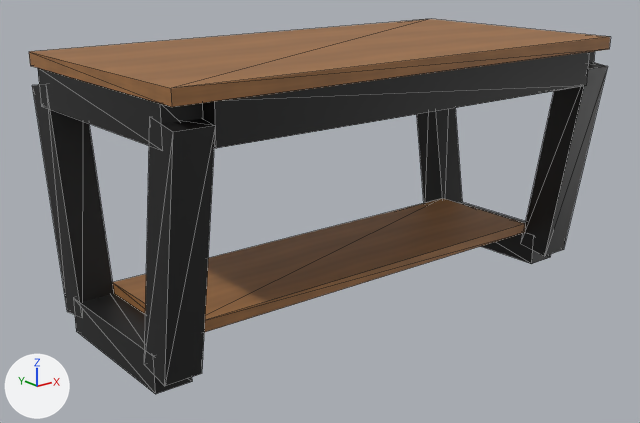
The glTF model img/modelos/mesa-living-nord-estante-roble-negro.glb as it was, and as the next commit left it.
One viewpoint serves both versions: a 50 mm lens placed at (-1.3, -1.555, 0.836), pointed at (-0.05, 0.006, 0.212). Lighting does not change. The marker at lower left points along +X, +Y and +Z. The first picture is the older version. Mesh edges are drawn as thin lines.

Objects in the first picture: 'Estante inferior de madera (proporción aproximada)', 'Larguero longitudinal superior de hierro 80 x 80 mm.001', 'Pata inclinada hacia adentro, perfil 80 x 80 mm', 'Pata inclinada hacia adentro, perfil 80 x 80 mm.001', 'Pata inclinada hacia adentro, perfil 80 x 80 mm.002', 'Pata inclinada hacia adentro, perfil 80 x 80 mm.003', 'Tapa de madera maciza 120 x 60 x 3 cm', 'Travesaño inferior del trapecio, ancho exterior 44 cm', 'Travesaño inferior del trapecio, ancho exterior 44 cm.001', 'Travesaño superior del trapecio, ancho exterior 60 cm' and 1 more.
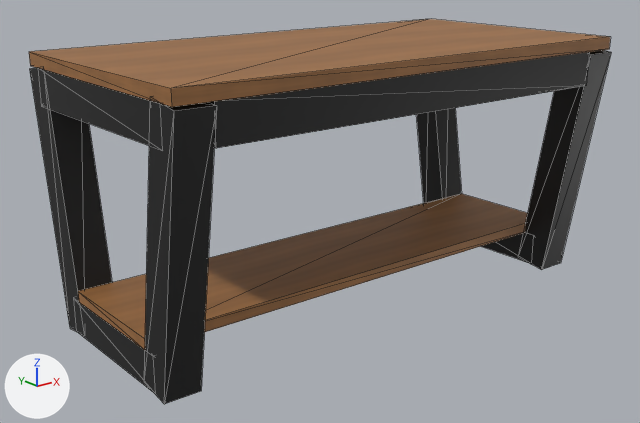
Location of each change, (x1, y1, x2, y2) in pixels of the pictures (640 x 423 px):
'Estante inferior de madera (proporción aproximada)', rescaled (9% wider, 18% taller)
    before: (112, 199, 525, 332)
    after: (78, 194, 528, 351)
'Pata inclinada hacia adentro, perfil 80 x 80 mm.001', moved, rescaled (14% taller)
    before: (144, 118, 215, 386)
    after: (144, 98, 217, 404)
'Pata inclinada hacia adentro, perfil 80 x 80 mm', moved, rescaled (15% taller)
    before: (32, 84, 114, 317)
    after: (30, 67, 112, 335)
'Pata inclinada hacia adentro, perfil 80 x 80 mm.003', moved, rescaled (7% wider, 13% taller)
    before: (521, 62, 608, 256)
    after: (518, 50, 611, 270)

The change, as a diff of the scene's bpy script:
```diff
--- a/img/modelos/mesa-living-nord-estante-roble-negro.glb.py
+++ b/img/modelos/mesa-living-nord-estante-roble-negro.glb.py
@@ ob_pata_inclinada_hacia_adentro__perfil_80_x_80_mm @@
 ob_pata_inclinada_hacia_adentro__perfil_80_x_80_mm = bpy.data.objects.new('Pata inclinada hacia adentro, perfil 80 x 80 mm', me_hierro)
-ob_pata_inclinada_hacia_adentro__perfil_80_x_80_mm.location = (-0.56, 0.22, 0.287)
+ob_pata_inclinada_hacia_adentro__perfil_80_x_80_mm.location = (-0.56, 0.22, 0.285)
 ob_pata_inclinada_hacia_adentro__perfil_80_x_80_mm.rotation_euler = (-1.731, 0.0, 0.0)  # degrees (-99, 0, 0)
-ob_pata_inclinada_hacia_adentro__perfil_80_x_80_mm.scale = (0.08, 0.501, 0.08)
+ob_pata_inclinada_hacia_adentro__perfil_80_x_80_mm.scale = (0.08, 0.577, 0.08)
@@ ob_pata_inclinada_hacia_adentro__perfil_80_x_80_mm_001 @@
 ob_pata_inclinada_hacia_adentro__perfil_80_x_80_mm_001 = bpy.data.objects.new('Pata inclinada hacia adentro, perfil 80 x 80 mm.001', me_hierro)
-ob_pata_inclinada_hacia_adentro__perfil_80_x_80_mm_001.location = (-0.56, -0.22, 0.287)
+ob_pata_inclinada_hacia_adentro__perfil_80_x_80_mm_001.location = (-0.56, -0.22, 0.285)
 ob_pata_inclinada_hacia_adentro__perfil_80_x_80_mm_001.rotation_euler = (-1.411, 0.0, 0.0)  # degrees (-81, 0, 0)
-ob_pata_inclinada_hacia_adentro__perfil_80_x_80_mm_001.scale = (0.08, 0.501, 0.08)
+ob_pata_inclinada_hacia_adentro__perfil_80_x_80_mm_001.scale = (0.08, 0.577, 0.08)
@@ ob_pata_inclinada_hacia_adentro__perfil_80_x_80_mm_003 @@
 ob_pata_inclinada_hacia_adentro__perfil_80_x_80_mm_003 = bpy.data.objects.new('Pata inclinada hacia adentro, perfil 80 x 80 mm.003', me_hierro)
-ob_pata_inclinada_hacia_adentro__perfil_80_x_80_mm_003.location = (0.56, -0.22, 0.287)
+ob_pata_inclinada_hacia_adentro__perfil_80_x_80_mm_003.location = (0.56, -0.22, 0.285)
 ob_pata_inclinada_hacia_adentro__perfil_80_x_80_mm_003.rotation_euler = (-1.411, 0.0, 0.0)  # degrees (-81, 0, 0)
-ob_pata_inclinada_hacia_adentro__perfil_80_x_80_mm_003.scale = (0.08, 0.501, 0.08)
+ob_pata_inclinada_hacia_adentro__perfil_80_x_80_mm_003.scale = (0.08, 0.577, 0.08)
@@ ob_estante_inferior_de_madera__proporción_aproximada @@
 ob_estante_inferior_de_madera__proporción_aproximada.location = (0.0, 0.0, 0.092)
-ob_estante_inferior_de_madera__proporción_aproximada.scale = (1.04, 0.3, 0.025)
+ob_estante_inferior_de_madera__proporción_aproximada.scale = (1.2, 0.3, 0.025)
```
